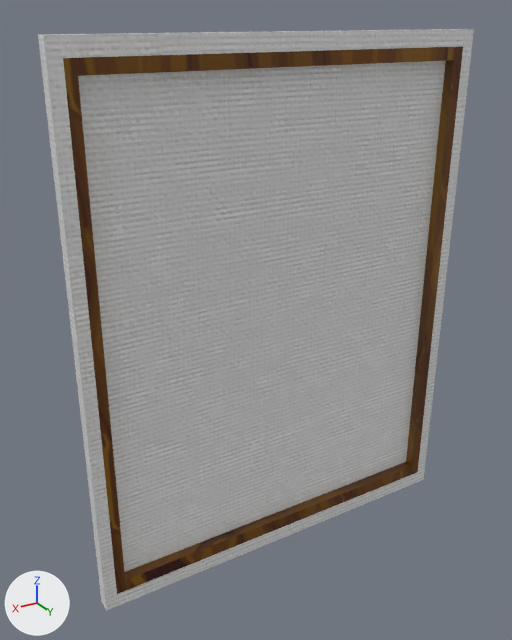
A saved change to the glTF model src/worlds/Gathering-Place/assets/models/objects/artobjects/painting-canadian-squaw/painting-canadian-squaw.glb.
One viewpoint serves both versions: a 50 mm lens placed at (2.69, 4.07, 5.98), pointed at (0.19, -0.11, 3.89). The axes (+X, +Y, +Z) are drawn at lower left. The lights are the same throughout. Where no turn or scale is listed for an object, it has been applied to the vertices.

Names of what the first picture shows: 'painting_canvas.001', 'painting_canvas.002'.
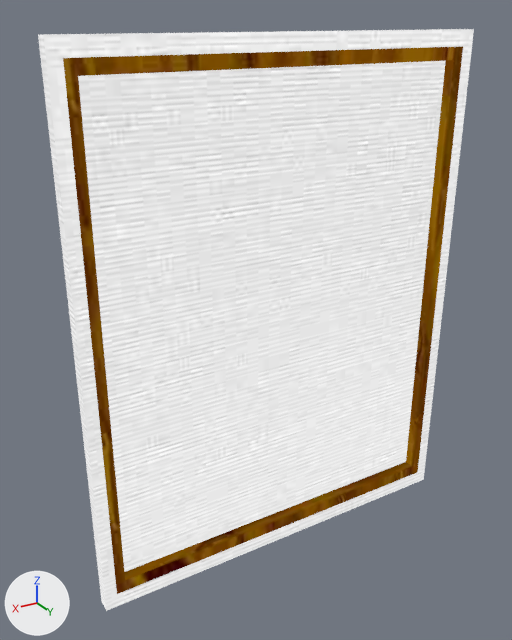
The change, as JSON lines over the scene's bpy script:
```json
{"op": "add", "block": "img_canvas_basecolor_jpg", "code": ["img_canvas_basecolor_jpg = load_image('canvas_baseColor.jpg', '_unpacked/canvas_baseColor.jpg', 1024, 1024, 'sRGB')"]}
{"op": "add", "block": "img_frame_basecolor_jpg", "code": ["img_frame_basecolor_jpg = load_image('frame_baseColor.jpg', '_unpacked/frame_baseColor.jpg', 1024, 1024, 'sRGB')"]}
{"block": "mat_frame", "change": "nodes: BsdfPrincipled, NormalMap, OutputMaterial, SeparateColor, TexImage x3"}
{"block": "mat_frame", "change": "uses the picture img_image_3"}
{"block": "mat_frame", "change": "uses the picture img_image_4"}
{"block": "mat_frame", "change": "uses the picture img_image_5"}
{"block": "mat_frame", "change": "nodes: BsdfTransparent, Emission, LightPath, MixShader, OutputMaterial, TexImage"}
{"block": "mat_frame", "change": "uses the picture img_frame_basecolor_jpg"}
{"block": "mat_canvas", "change": "nodes: BsdfPrincipled, NormalMap, OutputMaterial, SeparateColor, TexImage x3"}
{"block": "mat_canvas", "change": "uses the picture img_image_0"}
{"block": "mat_canvas", "change": "uses the picture img_image_1"}
{"block": "mat_canvas", "change": "uses the picture img_image_2"}
{"block": "mat_canvas", "change": "nodes: BsdfTransparent, Emission, LightPath, MixShader, OutputMaterial, TexImage"}
{"block": "mat_canvas", "change": "uses the picture img_canvas_basecolor_jpg"}
```

Where the change shows, as pixel boxes [x1, y1, x2, y2] in the pictures (512 x 640 px):
```json
{"object": "painting_canvas.002", "change": "surface changed", "before": [38, 29, 474, 611], "after": [38, 29, 474, 611], "on screen": "grey to white"}
{"object": "painting_canvas.001", "change": "surface changed", "before": [63, 47, 463, 594], "after": [63, 47, 463, 594]}
```
